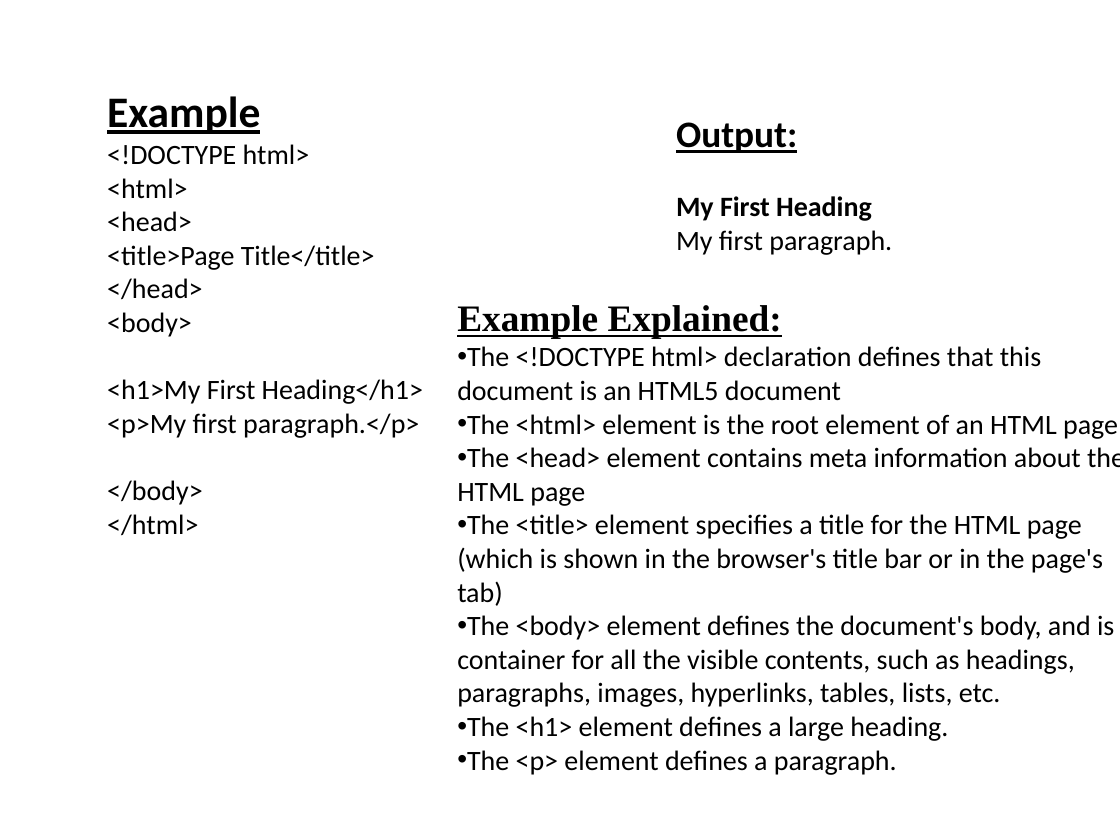
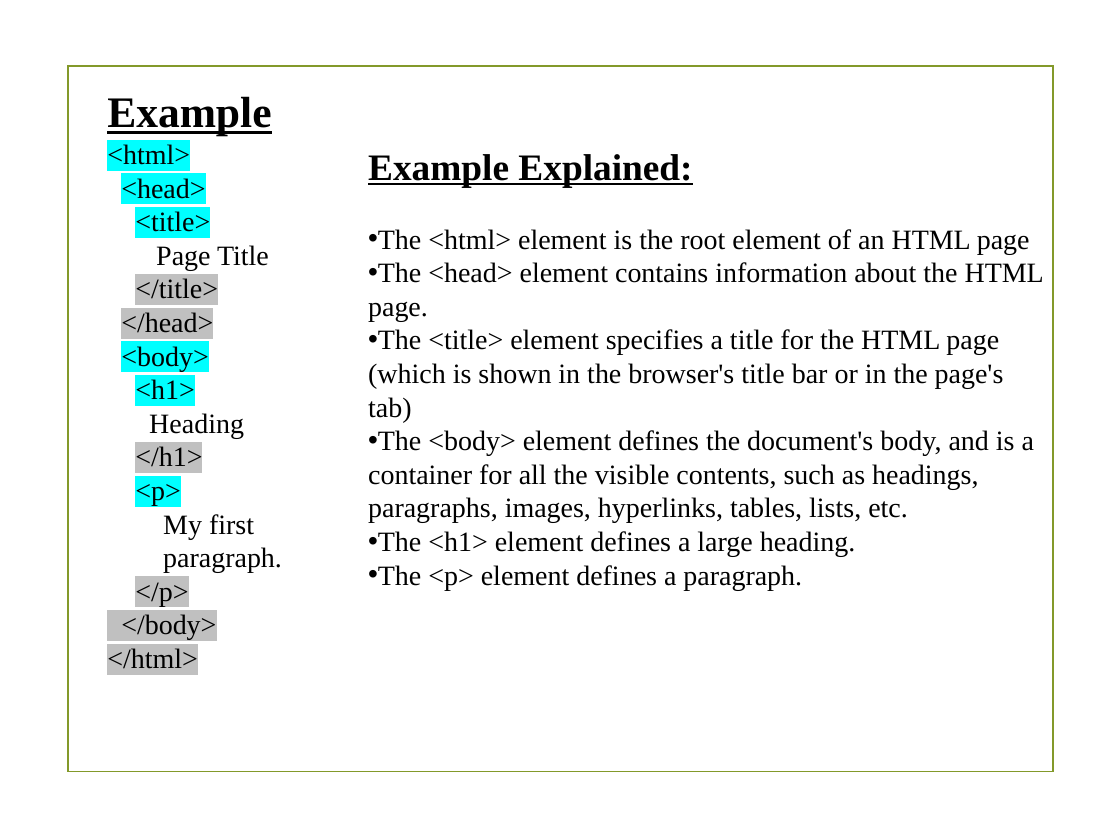
Before and after one commit to tf153/Connect-Bud, a slide deck: slide 7 of PPT/Web Dev/class 1.pptx (slide 2 before the commit). Drawn at 1120x840 pixels with LibreOffice and Linux fonts; fonts in the diff are those of the drawing; background and template pictures are left out. Boxes give left, top, right and bottom in pixels: in the first picture for what was removed or moved away, otherwise in the second. Text is boxed around its words. In the diff, an @@ line names an element or a change of style, - is before the commit and + after.

```diff
--- a/PPT/Web Dev/class 1.pptx
+++ b/PPT/Web Dev/class 1.pptx
@@ rectangle added at [68,66,1053,772], outline #83992A 1.25 pt @@
@@ text at [107,96,271,136]: font Calibri to Times New Roman in "Example" @@
@@ text at [107,144,282,669]: text changed; font Calibri to Times New Roman @@
-<!DOCTYPE html>
-<html>
-<head>
-<title>Page Title</title>
-</head>
-<body>
-<h1>My First Heading</h1>
-<p>My first paragraph.</p>
-</body>
-</html>
+<html>
+<head>
+<title>
+Page Title
+</title>
+</head>
+<body>
+<h1>
+Heading
+</h1>
+<p>
+My first
+paragraph.
+</p>
+</body>
+</html>
@@ text "Example Explained:": place and size @@
-text "Example Explained:" at [457,305,1120,775]
+text "Example Explained:" at [368,154,1044,590]
@@ text removed at [676,122,892,255] @@
-Output:
-My First Heading
-My first paragraph.
@@ text at [368,229,1034,590]: font Calibri to Times New Roman in "The <html> element is the root element ...", "The <title> element specifies a title for ...", "The <body> element defines the document's body, ...", "The <h1> element defines a large heading." and 1 more places @@
@@ text at [368,262,1044,321]: text changed; font Calibri to Times New Roman @@
-• The <head> element contains meta information about the HTML page
+• The <head> element contains information about the HTML page.
@@ text at [457,346,1041,401]: paragraph removed @@
-• The <!DOCTYPE html> declaration defines that this document is an HTML5 document
```
Also in this commit, not shown: 1 other slide changed, 8 slides added, 2 slides removed, 22 other files.
